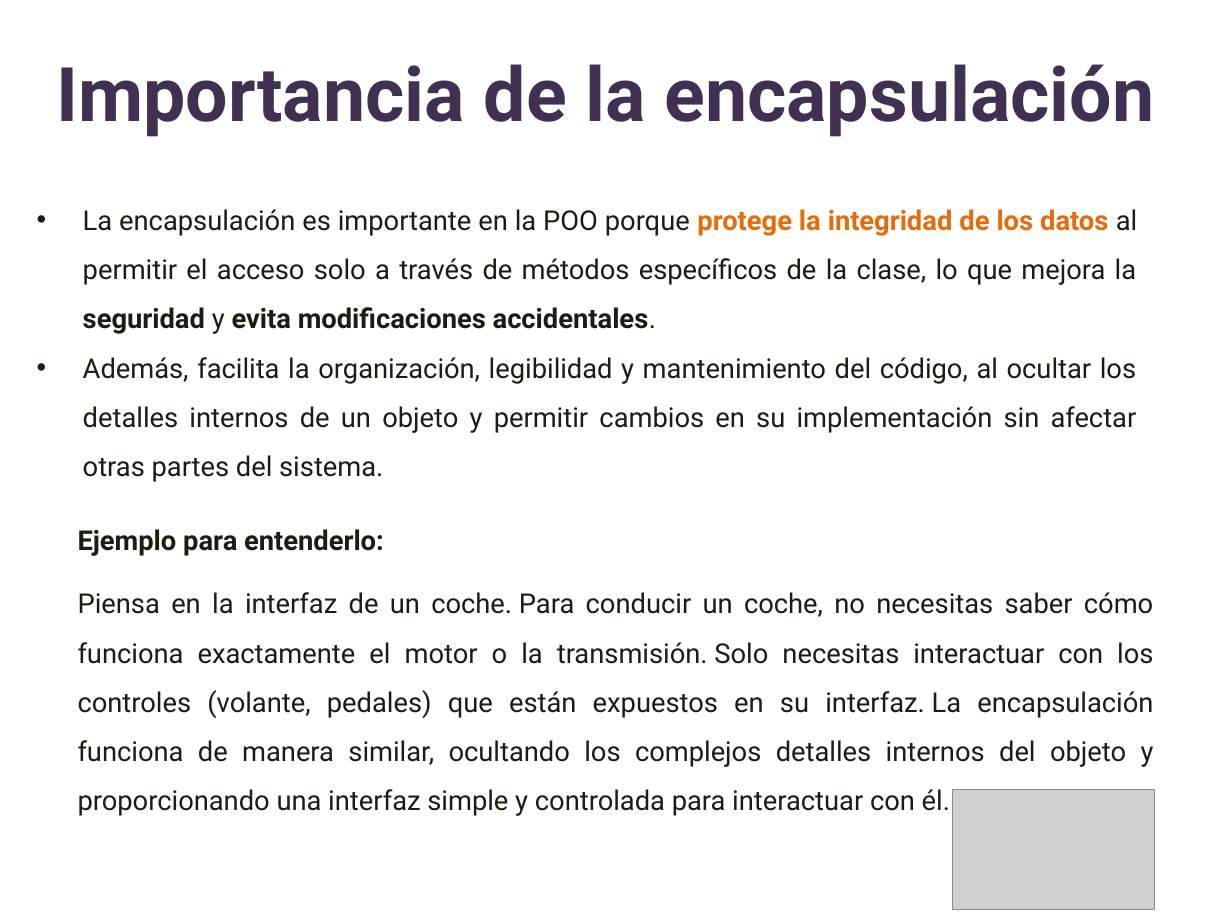
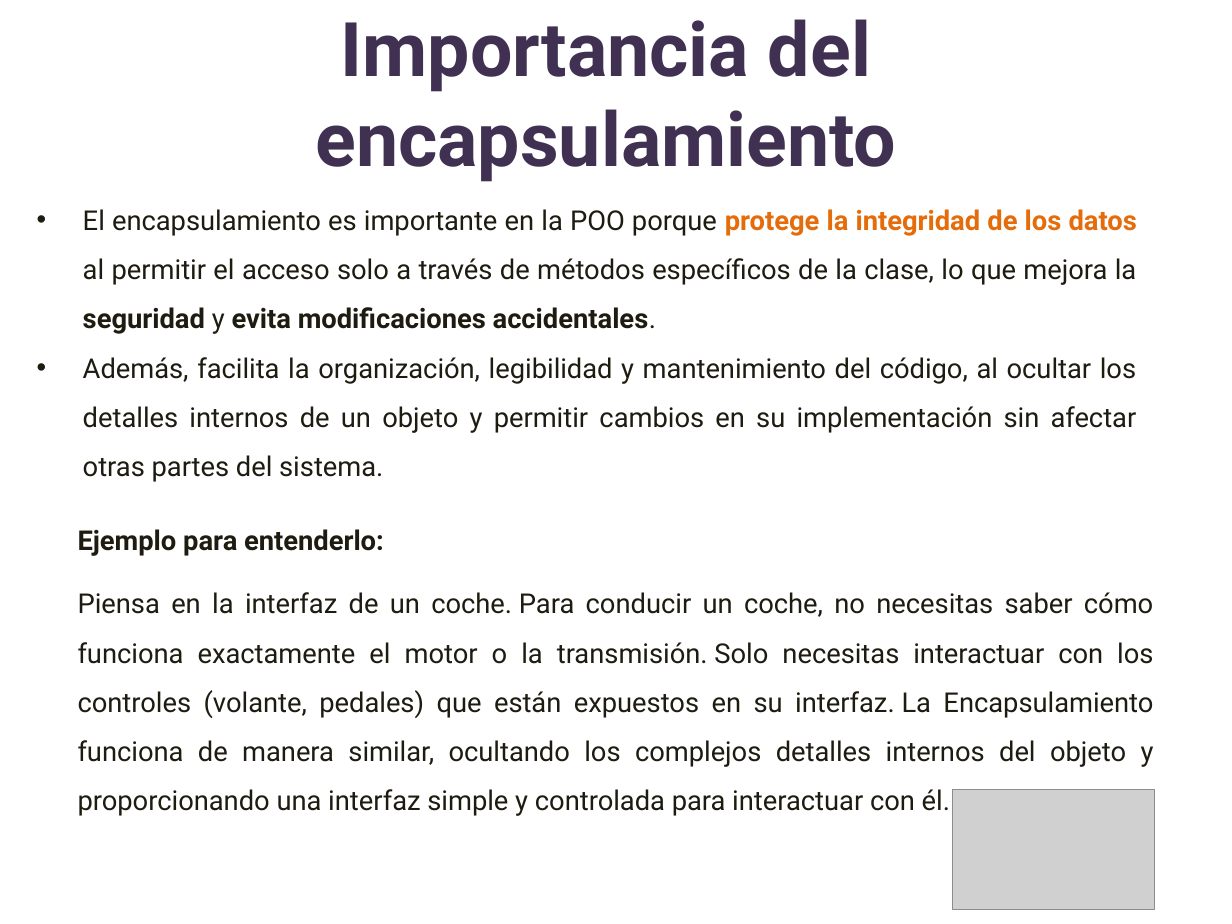
Before and after one commit to lizetheP/Analitica, a slide deck: slide 3 of CalendarioAgo26/presentaciones/15_POO_Encapsulamiento.pptx. Drawn at 1232x924 pixels with LibreOffice and Linux fonts; fonts in the diff are those of the drawing; grey boxes stand for pictures. Boxes give left, top, right and bottom in pixels: in the first picture for what was removed or moved away, otherwise in the second. Text is boxed around its words. In the diff, an @@ line names an element or a change of style, - is before the commit and + after.

```diff
--- a/CalendarioAgo26/presentaciones/15_POO_Encapsulamiento.pptx
+++ b/CalendarioAgo26/presentaciones/15_POO_Encapsulamiento.pptx
@@ title at <box>316,19,897,182</box>: text changed @@
-Importancia de la encapsulación
+Importancia del encapsulamiento
@@ text at <box>83,209,1137,334</box>: text changed @@
-• La encapsulación es importante en la POO porque protege la integridad de los datos al permitir el acceso solo a través de métodos específicos de la clase, lo que mejora la seguridad y evita modificaciones accidentales.
+• El encapsulamiento es importante en la POO porque protege la integridad de los datos al permitir el acceso solo a través de métodos específicos de la clase, lo que mejora la seguridad y evita modificaciones accidentales.
@@ text at <box>78,592,1154,816</box>: text changed @@
-Piensa en la interfaz de un coche. Para conducir un coche, no necesitas saber cómo funciona exactamente el motor o la transmisión. Solo necesitas interactuar con los controles (volante, pedales) que están expuestos en su interfaz. La encapsulación funciona de manera similar, ocultando los complejos detalles internos del objeto y proporcionando una interfaz simple y controlada para interactuar con él.
+Piensa en la interfaz de un coche. Para conducir un coche, no necesitas saber cómo funciona exactamente el motor o la transmisión. Solo necesitas interactuar con los controles (volante, pedales) que están expuestos en su interfaz. La Encapsulamiento funciona de manera similar, ocultando los complejos detalles internos del objeto y proporcionando una interfaz simple y controlada para interactuar con él.
```
Also in this commit, not shown: 7 other slides changed, 2 other files.
